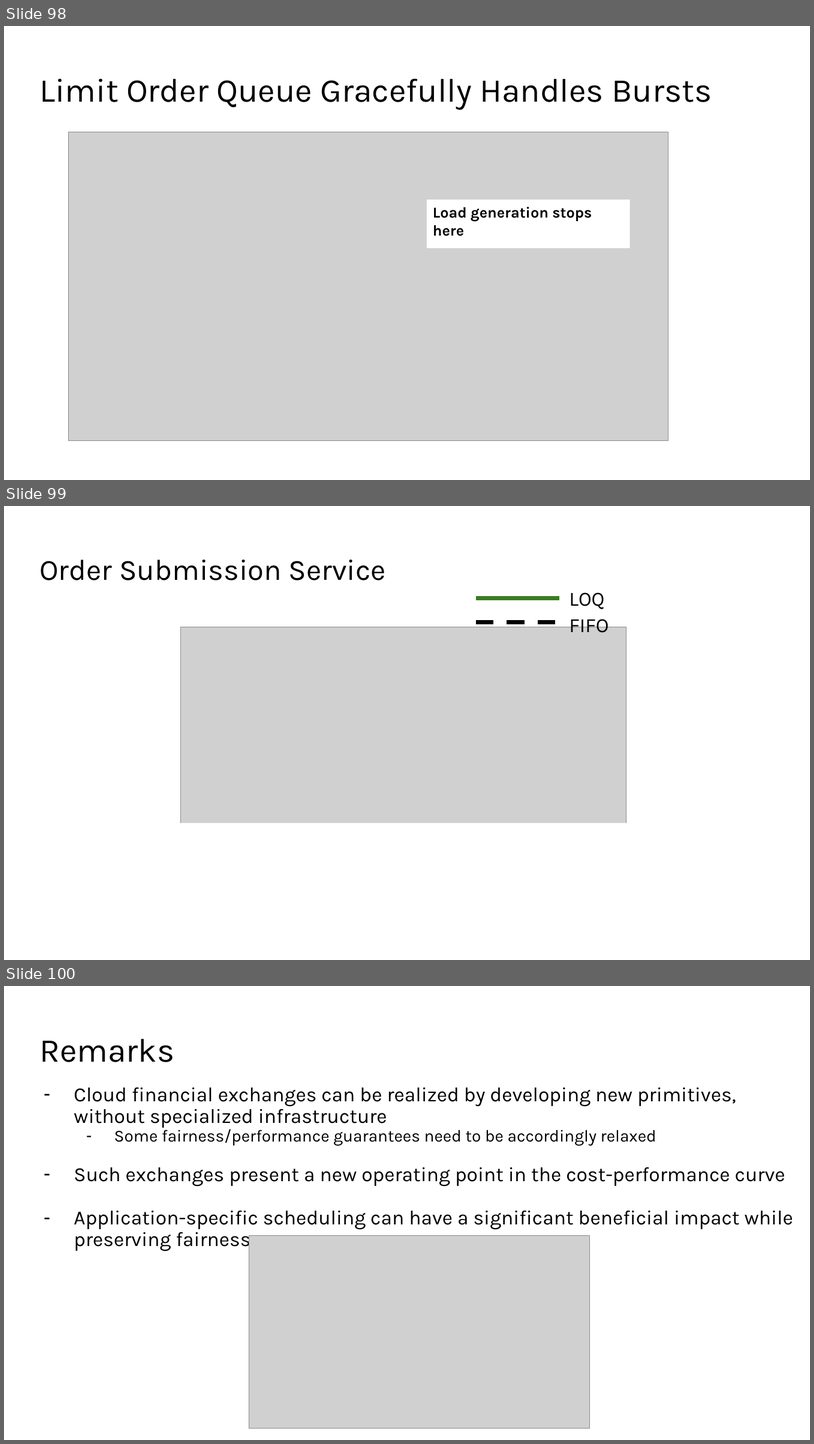
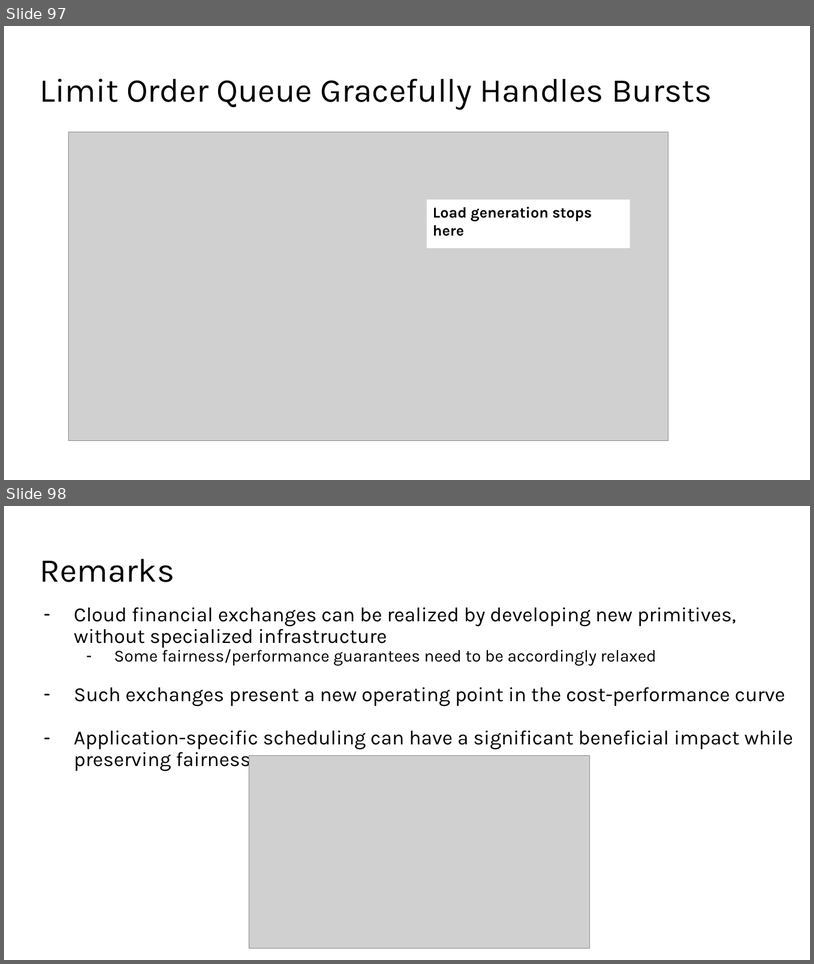
Before and after one commit to HaseebLUMS/Onyx-Presentation, a slide deck: thesis-latency-fairness.pptx. Shown one above the other, each under a label of ours: slides 98, 99 and 100 before the commit, slides 97 and 98 after it. The pictures are 814x1444 and 814x964 pixels, drawn with LibreOffice and Linux fonts; fonts in the diff are those of the drawing; grey boxes stand for pictures. Boxes give left, top, right and bottom in pixels: in the first picture for what was removed or moved away, otherwise in the second. Text is boxed around its words. In the diff, an @@ line names an element or a change of style, - is before the commit and + after.

Commit message:
update presentation

```diff
--- a/thesis-latency-fairness.pptx
+++ b/thesis-latency-fairness.pptx
@@ slide 99 removed at (4, 506, 810, 960), background #FFFFFF @@
@@ title removed at (39, 559, 386, 580) @@
-Order Submission Service
@@ picture removed at (180, 627, 627, 960) @@
@@ group removed at (476, 592, 609, 633): 2 lines, 2 texts @@
-LOQ
-FIFO
@@ rectangle removed at (160, 823, 654, 960) @@
@@ what was slide 98 is now slide 97 @@
@@ what was slide 100 is now slide 98 @@
```
Also in this commit, not shown: 10 slides added, 1 other slide removed, 1 other file.
